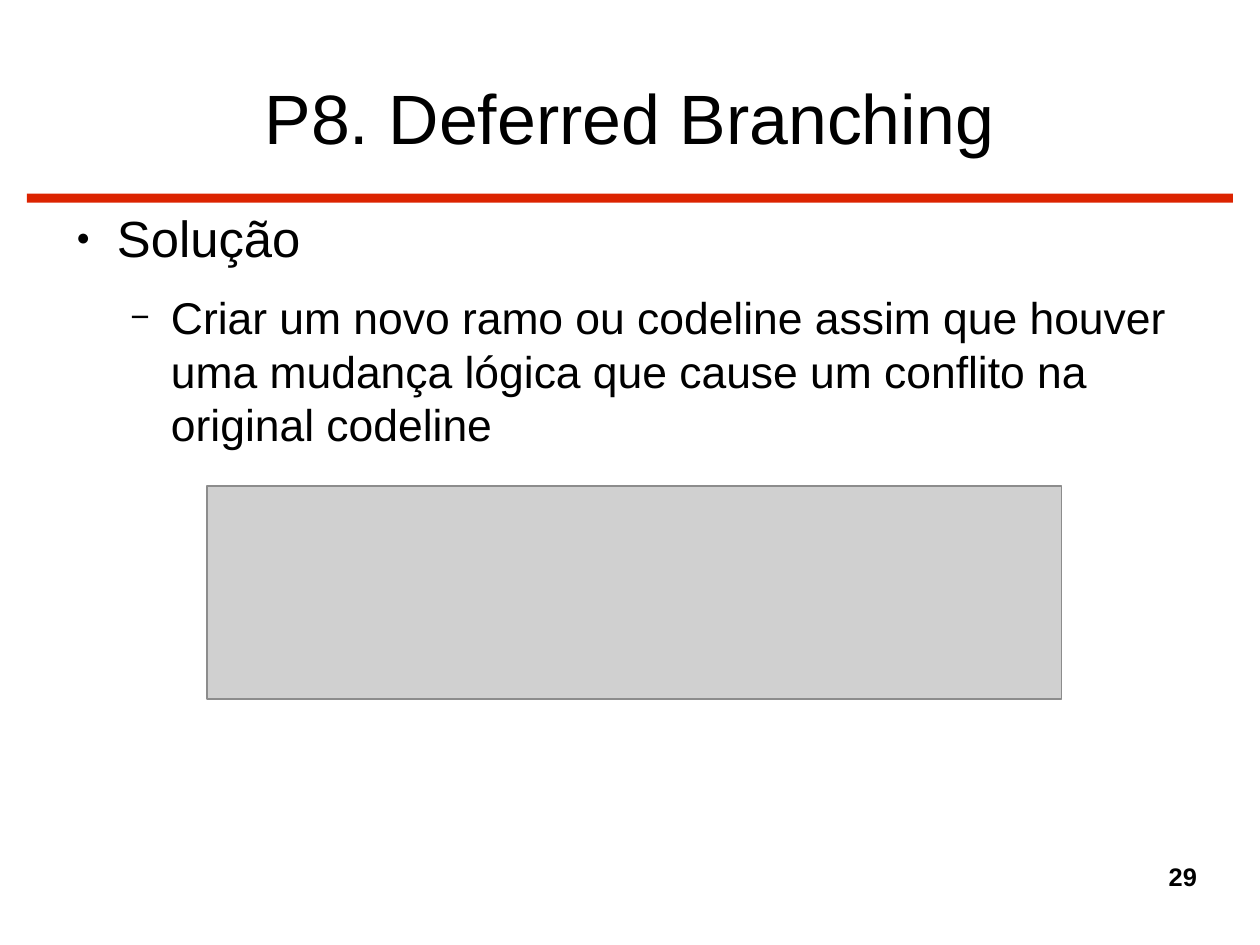
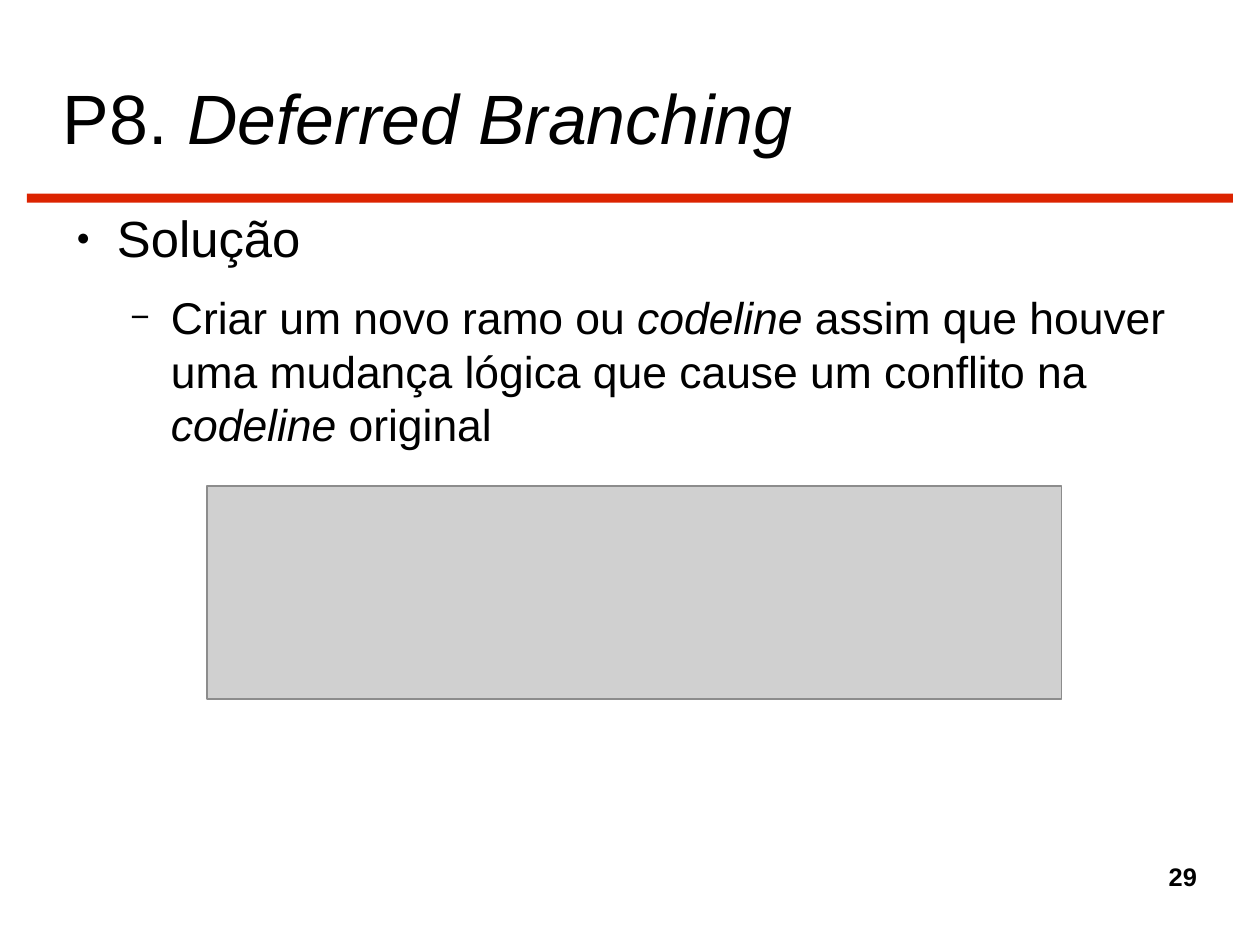
Before and after one commit to gtessa/gc20131_leitura_5, a slide deck: slide 29 of Completo.odp. Drawn at 1260x945 pixels with LibreOffice and Linux fonts; fonts in the diff are those of the drawing; grey boxes stand for pictures. Boxes give left, top, right and bottom in pixels: in the first picture for what was removed or moved away, otherwise in the second. Text is boxed around its words. In the diff, an @@ line names an element or a change of style, - is before the commit and + after.

```diff
--- a/Completo.odp
+++ b/Completo.odp
@@ title "P8. Deferred Branching" at [63,93,792,157]: italic on in "Deferred Branching"; alignment centre to left @@
@@ text at [171,301,1165,450]: text changed @@
-  − Criar um novo ramo ou codeline assim que houver uma mudança lógica que cause um conflito na original codeline
+  − Criar um novo ramo ou codeline assim que houver uma mudança lógica que cause um conflito na codeline original
```
Also in this commit, not shown: 72 other slides changed, 1 slide removed.
